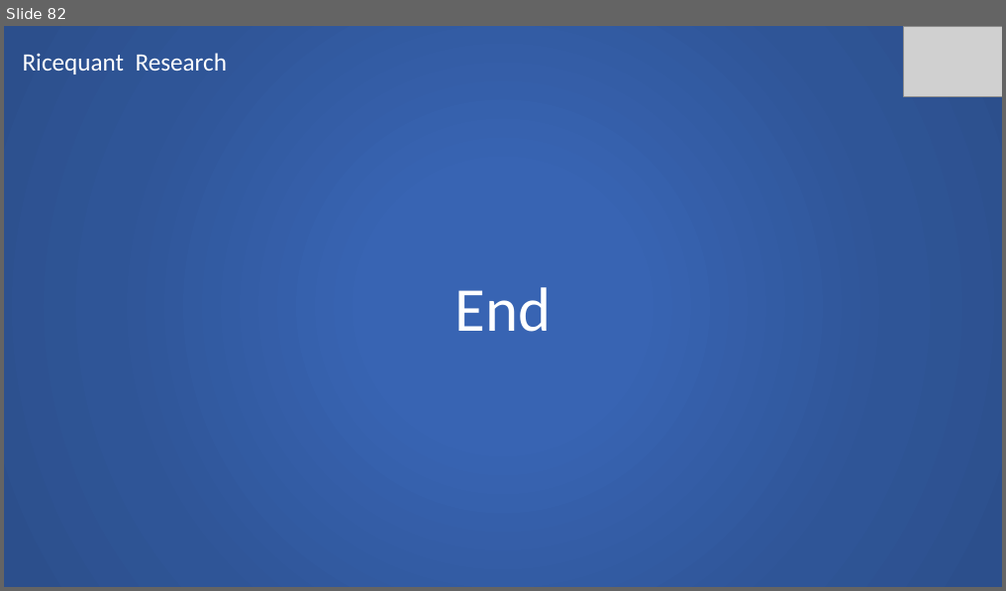
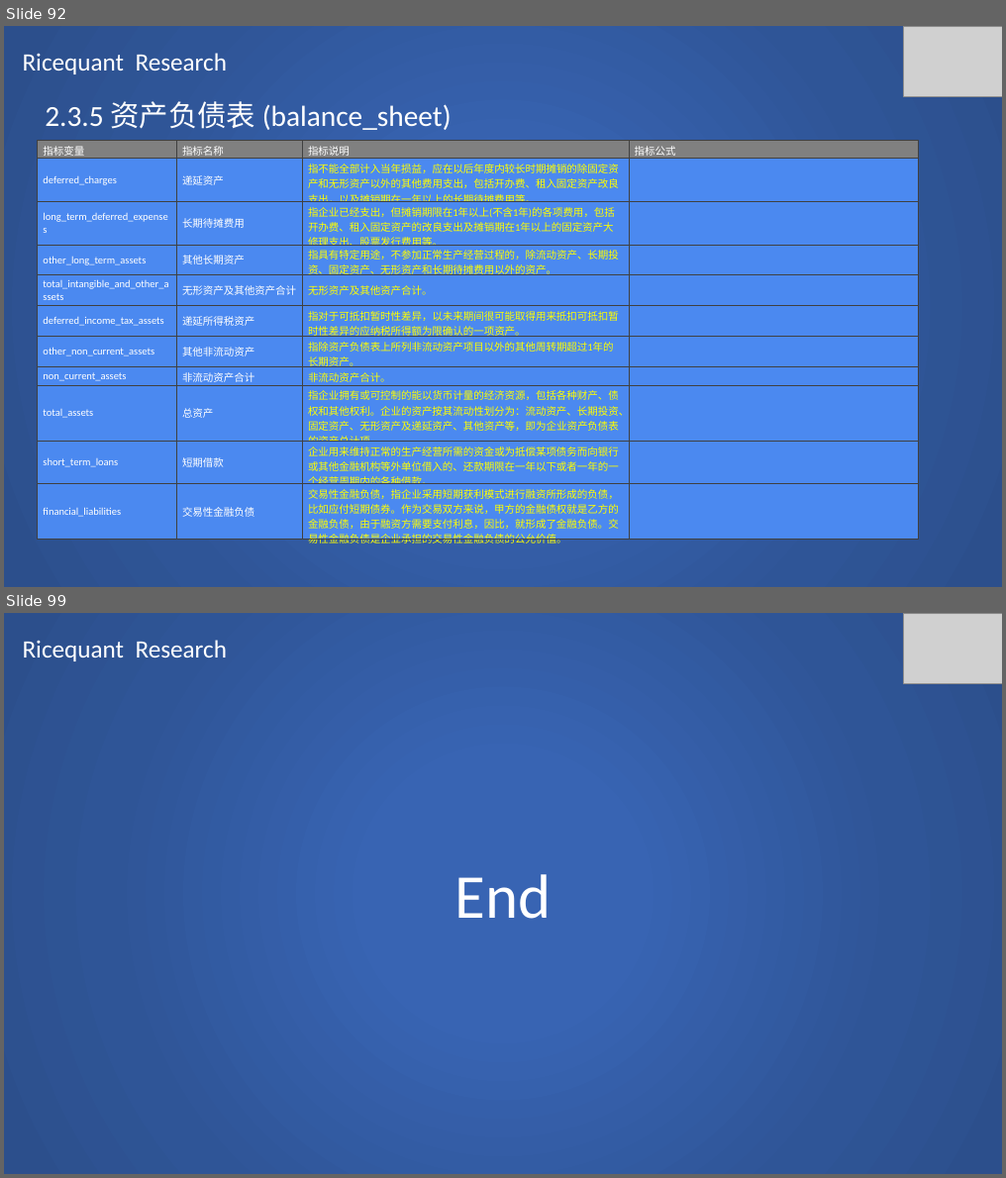
Before and after one commit to SCITLAS/Stellar, a slide deck: Stellar_0.1/documents/rice_quant_research.pptx. Shown one above the other, each under a label of ours: slide 82 before the commit, slides 92 and 99 after it; the slides between them are not shown. The pictures are 1006x591 and 1006x1178 pixels, drawn with LibreOffice and Linux fonts; fonts in the diff are those of the drawing; grey boxes stand for pictures. Boxes give left, top, right and bottom in pixels: in the first picture for what was removed or moved away, otherwise in the second. Text is boxed around its words. In the diff, an @@ line names an element or a change of style, - is before the commit and + after.

Commit message:
Ricequant research 50% done.

```diff
--- a/Stellar_0.1/documents/rice_quant_research.pptx
+++ b/Stellar_0.1/documents/rice_quant_research.pptx
@@ slide 92 added at (4,26,1002,587), background #FFFFFF @@
@@ rectangle added at (4,26,1002,587), fill gradient #3864B3 to #2F5597 to #2C4F8C @@
@@ text added at (23,53,228,75), 24 pt, text #FFFFFF @@
+Ricequant Research
@@ picture added at (903,26,1002,96) @@
@@ text added at (45,101,451,130), 28 pt, text #FFFFFF @@
+2.3.5 资产负债表 (balance_sheet)
@@ table added at (38,141,919,551), 11 rows, 4 columns @@
+指标变量 | 指标名称 | 指标说明 | 指标公式
+deferred_charges | 递延资产 | 指不能全部计入当年损益，应在以后年度内较长时期摊销的除固定资产和无形资产以外的其他费用支出，包括开办费、租入固定资产改良支出，以及摊销期在一年以上的长期待摊费用等。 | 
+long_term_deferred_expenses | 长期待摊费用 | 指企业已经支出，但摊销期限在1年以上(不含1年)的各项费用，包括开办费、租入固定资产的改良支出及摊销期在1年以上的固定资产大修理支出、股票发行费用等。 | 
+other_long_term_assets | 其他长期资产 | 指具有特定用途，不参加正常生产经营过程的，除流动资产、长期投资、固定资产、无形资产和长期待摊费用以外的资产。 | 
+total_intangible_and_other_assets | 无形资产及其他资产合计 | 无形资产及其他资产合计。 | 
+deferred_income_tax_assets | 递延所得税资产 | 指对于可抵扣暂时性差异，以未来期间很可能取得用来抵扣可抵扣暂时性差异的应纳税所得额为限确认的一项资产。 | 
+other_non_current_assets | 其他非流动资产 | 指除资产负债表上所列非流动资产项目以外的其他周转期超过1年的长期资产。 | 
+non_current_assets | 非流动资产合计 | 非流动资产合计。 | 
+total_assets | 总资产 | 指企业拥有或可控制的能以货币计量的经济资源，包括各种财产、债权和其他权利。企业的资产按其流动性划分为：流动资产、长期投资、固定资产、无形资产及递延资产、其他资产等，即为企业资产负债表的资产总计项。 | 
+short_term_loans | 短期借款 | 企业用来维持正常的生产经营所需的资金或为抵偿某项债务而向银行或其他金融机构等外单位借入的、还款期限在一年以下或者一年的一个经营周期内的各种借款。 | 
+financial_liabilities | 交易性金融负债 | 交易性金融负债，指企业采用短期获利模式进行融资所形成的负债，比如应付短期债券。作为交易双方来说，甲方的金融债权就是乙方的金融负债，由于融资方需要支付利息，因比，就形成了金融负债。交易性金融负债是企业承担的交易性金融负债的公允价值。 | 
@@ what was slide 82 is now slide 99 @@
```
Also in this commit, not shown: 16 other slides added.
